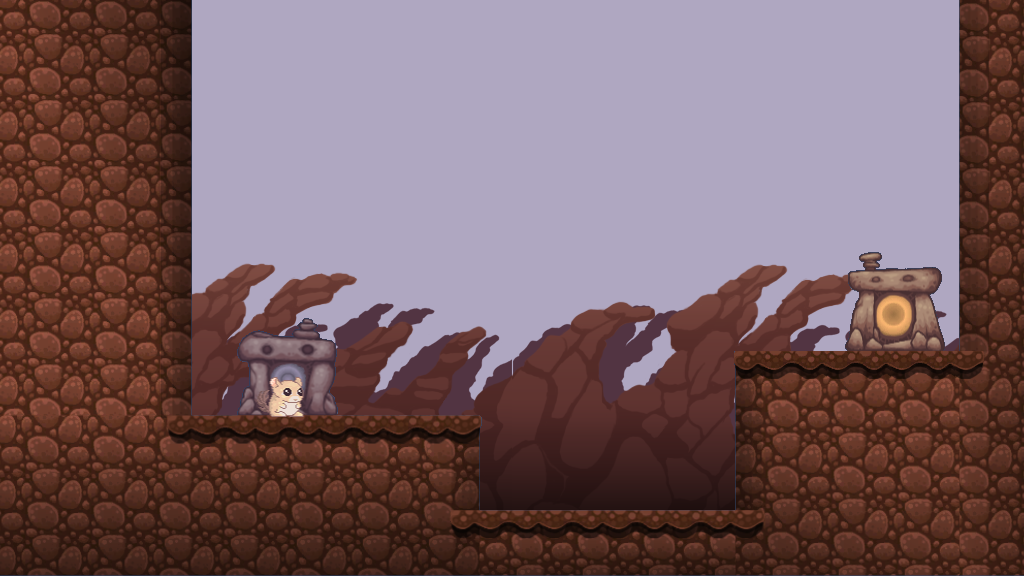
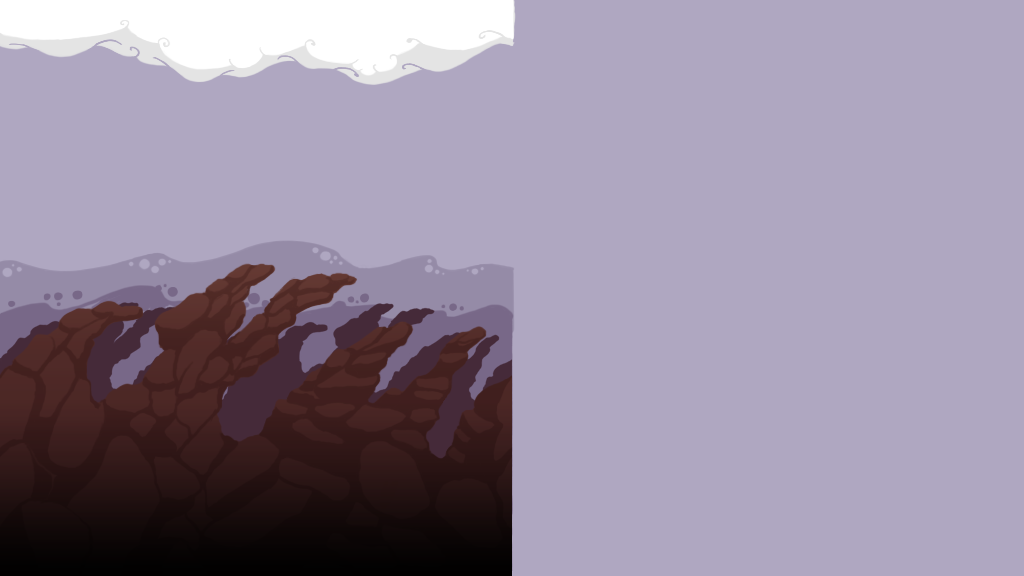
Before/after of a 1024px x 576px layered artwork. What changed in the layer stack:
hid "Layer 2" over (x1=0, y1=0, x2=1024, y2=576)
painted on "Layer 7" over (x1=0, y1=0, x2=514, y2=76)
removed layer "Layer 3 copy" over (x1=512, y1=264, x2=1024, y2=576)
added layer "Layer 10" above "Layer 3" over (x1=0, y1=0, x2=516, y2=86)
removed layer "Layer 3 copy 4" over (x1=513, y1=305, x2=1024, y2=463)
painted on "Layer 3 copy 3" over (x1=0, y1=357, x2=3, y2=460)
added layer "Layer 8" above "Layer 9" over (x1=0, y1=283, x2=514, y2=571)
added layer "Layer 9" above "Layer 5" over (x1=0, y1=240, x2=515, y2=359)
